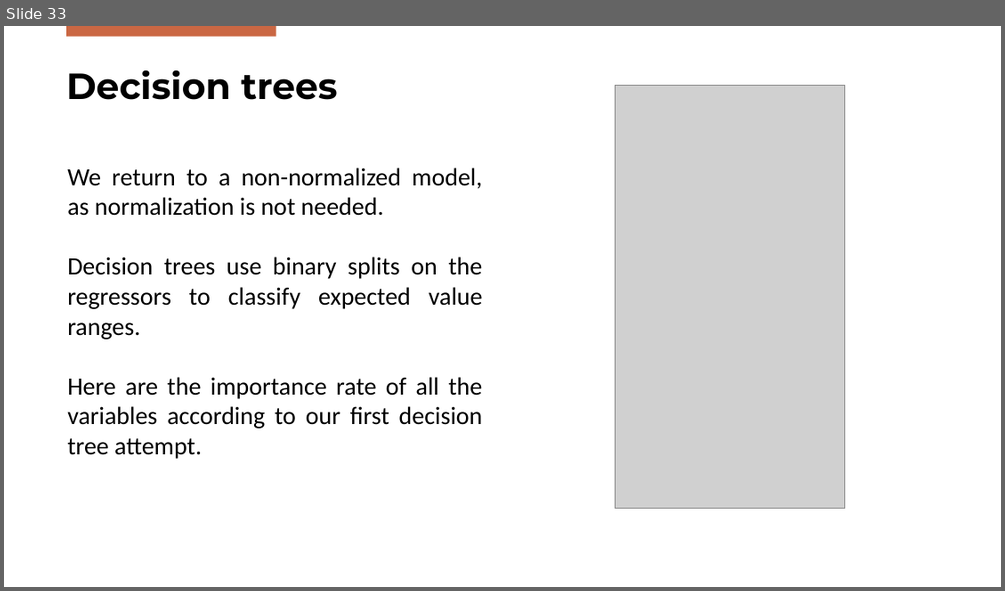
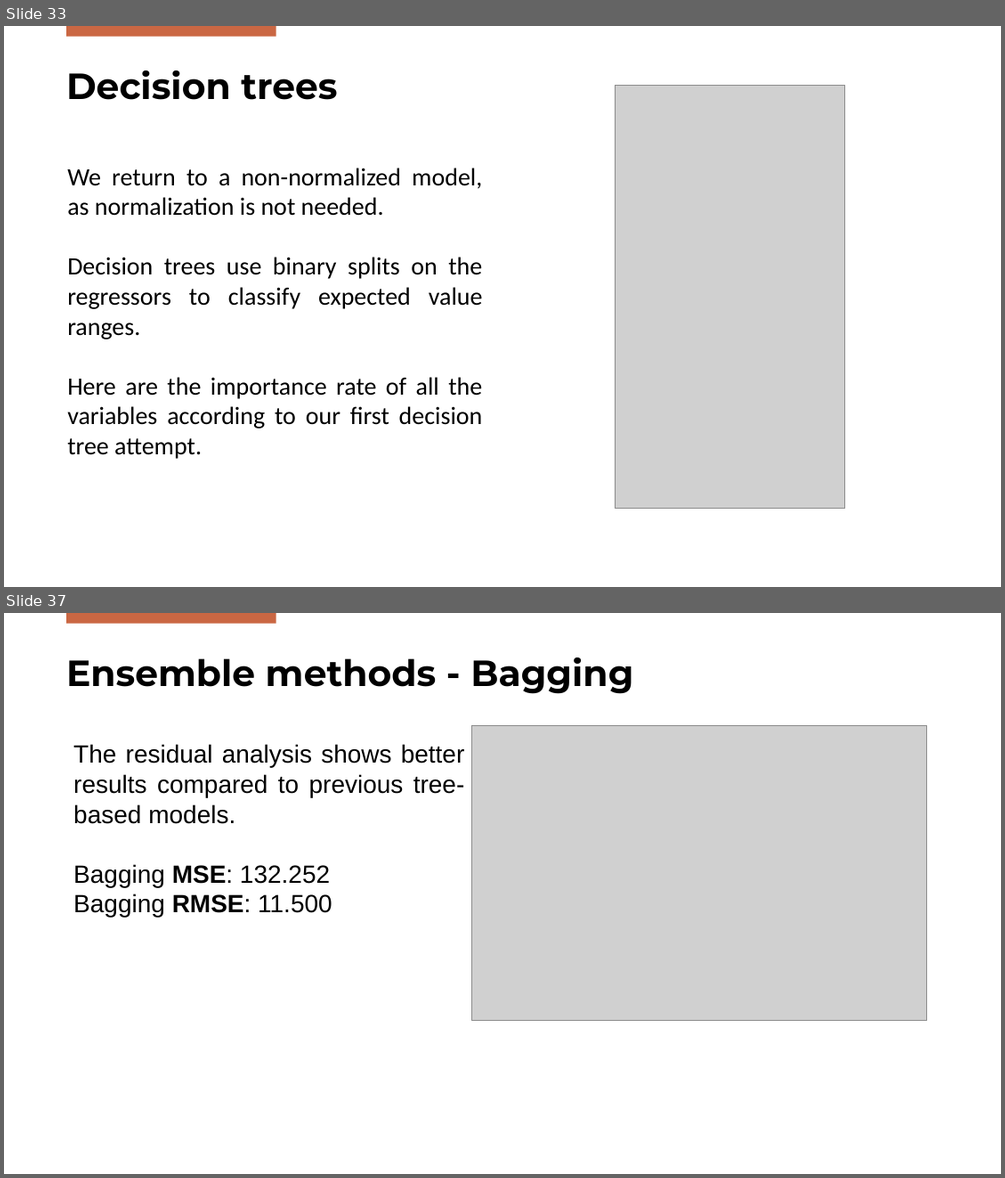
Before and after one commit to DanieleGotti/Food_Delivery_Time_Prediction, a slide deck: Presentazione_Gotti_Mazzoleni.pptx. Shown one above the other, each under a label of ours: slide 33 before the commit, slides 33 and 37 after it; the slides between them are not shown. The pictures are 1005x591 and 1005x1178 pixels, drawn with LibreOffice and Linux fonts; fonts in the diff are those of the drawing; grey boxes stand for pictures; background and template pictures are left out. Boxes give left, top, right and bottom in pixels: in the first picture for what was removed or moved away, otherwise in the second. Text is boxed around its words. In the diff, an @@ line names an element or a change of style, - is before the commit and + after.

```diff
--- a/Presentazione_Gotti_Mazzoleni.pptx
+++ b/Presentazione_Gotti_Mazzoleni.pptx
@@ slide 37 added at [4,613,1001,1174], background #FFFFFF; not listed: 1 template element that a slide beside it also shows @@
@@ title added at [66,657,633,694], 35 pt, text #000000, bold @@
+Ensemble methods - Bagging
@@ text added at [73,744,465,917], 24 pt, text #000000 @@
+The residual analysis shows better results compared to previous tree-based models.
+Bagging MSE: 132.252
+Bagging RMSE: 11.500
@@ picture added at [472,725,927,1021] @@
```
Also in this commit, not shown: 5 slides changed, 5 other slides added, 1 other file.
